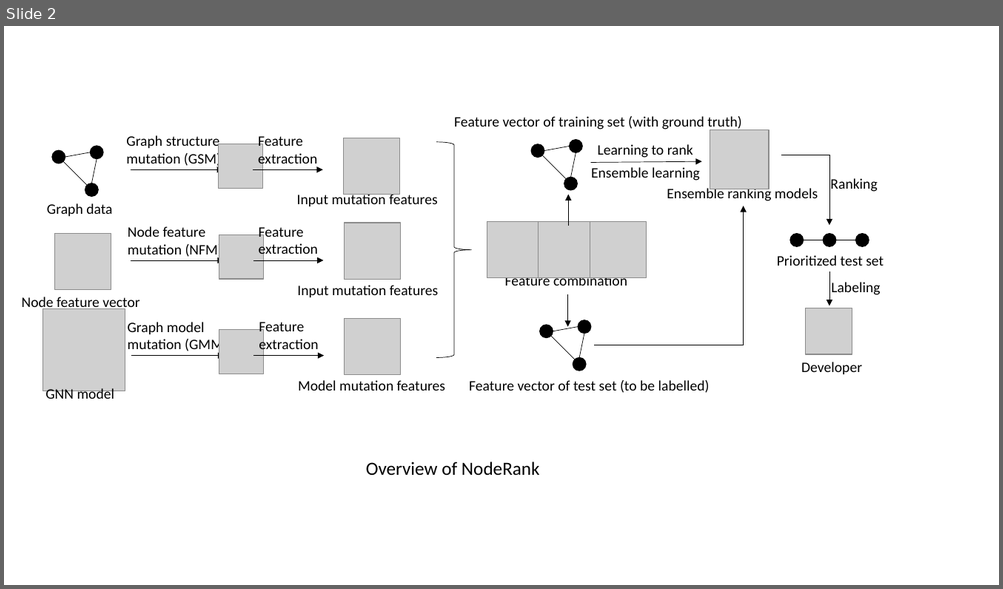
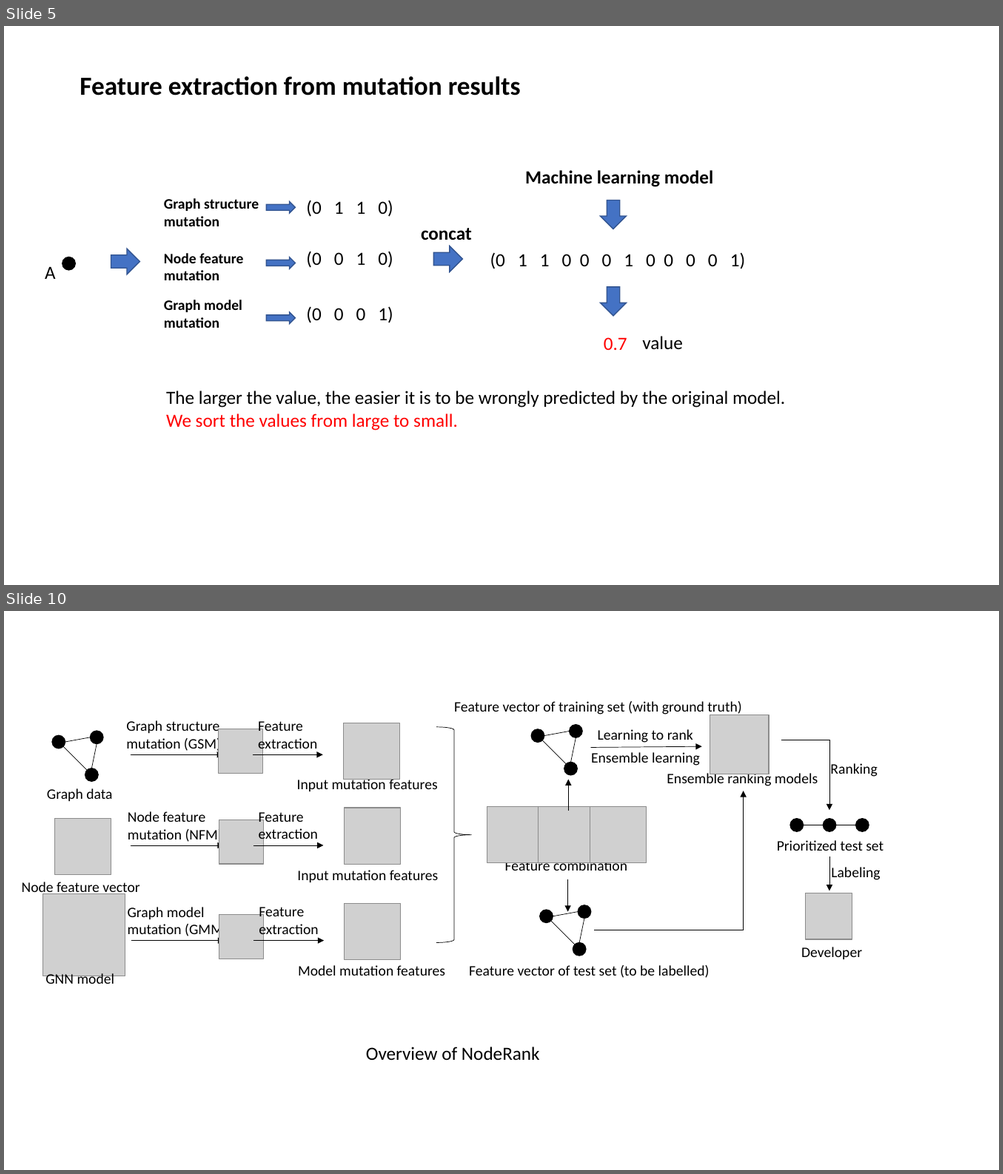
Before and after one commit to yinghuali/NodeRank, a slide deck: NodeRank.pptx. Shown one above the other, each under a label of ours: slide 2 before the commit, slides 5 and 10 after it; the slides between them are not shown. The pictures are 1003x589 and 1003x1174 pixels, drawn with LibreOffice and Linux fonts; fonts in the diff are those of the drawing; grey boxes stand for pictures. Boxes give left, top, right and bottom in pixels: in the first picture for what was removed or moved away, otherwise in the second. Text is boxed around its words. In the diff, an @@ line names an element or a change of style, - is before the commit and + after.

```diff
--- a/NodeRank.pptx
+++ b/NodeRank.pptx
@@ slide 5 added at (x1=4, y1=26, x2=999, y2=585), background #FFFFFF @@
@@ title added at (x1=79, y1=76, x2=521, y2=96), 25.2 pt, text #000000, bold @@
+Feature extraction from mutation results
@@ text added at (x1=525, y1=170, x2=713, y2=187), 18 pt, text #000000, bold @@
+Machine learning model
@@ text added at (x1=164, y1=198, x2=259, y2=227), 14 pt, text #000000, bold @@
+Graph structure
+mutation
@@ right arrow added at (x1=267, y1=201, x2=296, y2=213), fill #4472C4, outline #325491 1 pt @@
@@ text added at (x1=306, y1=200, x2=392, y2=217), 18 pt, text #000000 @@
+(0 1 1 0)
@@ right arrow added at (x1=600, y1=201, x2=626, y2=230), fill #4472C4, outline #325491 1 pt @@
@@ text added at (x1=421, y1=228, x2=472, y2=241), 18 pt, text #000000, bold @@
+concat
@@ right arrow added at (x1=434, y1=246, x2=463, y2=272), fill #4472C4, outline #325491 1 pt @@
@@ text added at (x1=45, y1=266, x2=56, y2=279), 18 pt, text #000000 @@
+A
@@ ellipse added at (x1=62, y1=258, x2=75, y2=270), fill #000000, outline #000000 1 pt @@
@@ right arrow added at (x1=111, y1=249, x2=140, y2=275), fill #4472C4, outline #325491 1 pt @@
@@ text added at (x1=164, y1=253, x2=243, y2=281), 14 pt, text #000000, bold @@
+Node feature
+mutation
@@ right arrow added at (x1=267, y1=258, x2=296, y2=269), fill #4472C4, outline #325491 1 pt @@
@@ text added at (x1=306, y1=251, x2=392, y2=268), 18 pt, text #000000 @@
+(0 0 1 0)
@@ text added at (x1=490, y1=252, x2=745, y2=269), 18 pt, text #000000 @@
+(0 1 1 0 0 0 1 0 0 0 0 1)
@@ right arrow added at (x1=600, y1=287, x2=626, y2=316), fill #4472C4, outline #325491 1 pt @@
@@ text added at (x1=164, y1=300, x2=242, y2=328), 14 pt, text #000000, bold @@
+Graph model
+mutation
@@ right arrow added at (x1=267, y1=312, x2=296, y2=324), fill #4472C4, outline #325491 1 pt @@
@@ text added at (x1=306, y1=306, x2=392, y2=323), 18 pt, text #000000 @@
+(0 0 0 1)
@@ text added at (x1=642, y1=336, x2=683, y2=350), 18 pt, text #000000 @@
+value
@@ text added at (x1=603, y1=338, x2=627, y2=350), 18 pt, text #FF0000 @@
+0.7
@@ text added at (x1=166, y1=391, x2=785, y2=431), 18 pt, text #000000 @@
+The larger the value, the easier it is to be wrongly predicted by the original model.
+We sort the values from large to small.
@@ what was slide 2 is now slide 10 @@
```
Also in this commit, not shown: 8 other slides added.
